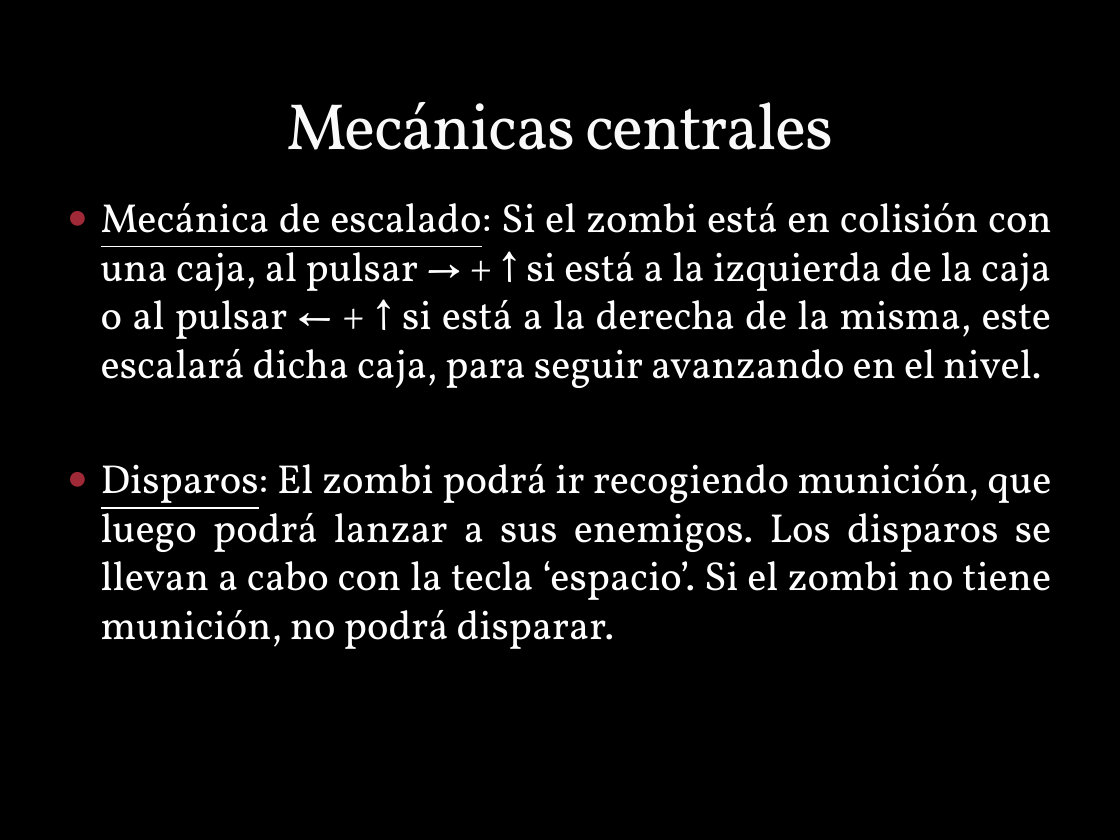
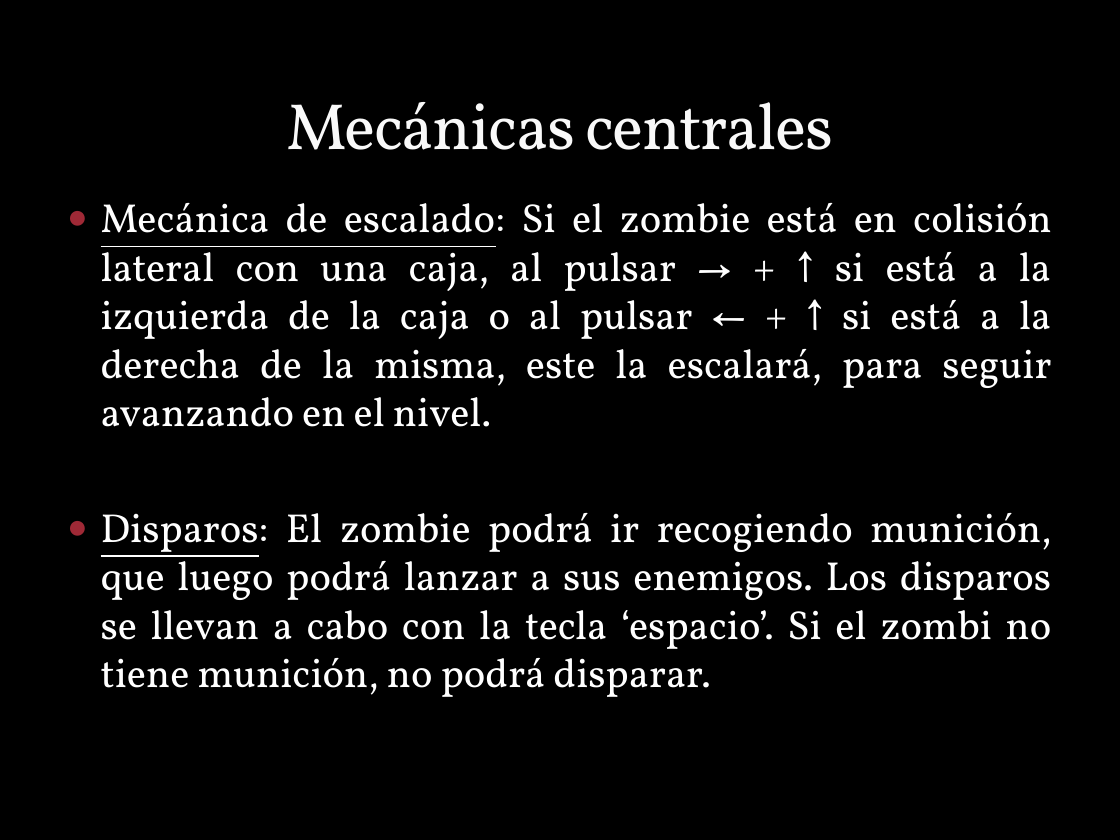
Before and after one commit to plandevida/ZombiesForPresident, a slide deck: slide 4 of zombiesppt.pptx. Drawn at 1120x840 pixels with LibreOffice and Linux fonts; fonts in the diff are those of the drawing; background and template pictures are left out. Boxes give left, top, right and bottom in pixels: in the first picture for what was removed or moved away, otherwise in the second. Text is boxed around its words. In the diff, an @@ line names an element or a change of style, - is before the commit and + after.

```diff
--- a/zombiesppt.pptx
+++ b/zombiesppt.pptx
@@ text at <box>101,203,1052,697</box>: text changed @@
-● Mecánica de escalado: Si el zombi está en colisión con una caja, al pulsar → + ↑ si está a la izquierda de la caja o al pulsar ← + ↑ si está a la derecha de la misma, este escalará dicha caja, para seguir avanzando en el nivel.
-● Disparos: El zombi podrá ir recogiendo munición, que luego podrá lanzar a sus enemigos. Los disparos se llevan a cabo con la tecla ‘espacio’. Si el zombi no tiene munición, no podrá disparar.
+● Mecánica de escalado: Si el zombie está en colisión lateral con una caja, al pulsar → + ↑ si está a la izquierda de la caja o al pulsar ← + ↑ si está a la derecha de la misma, este la escalará, para seguir avanzando en el nivel.
+● Disparos: El zombie podrá ir recogiendo munición, que luego podrá lanzar a sus enemigos. Los disparos se llevan a cabo con la tecla ‘espacio’. Si el zombi no tiene munición, no podrá disparar.
```
Also in this commit, not shown: 3 other slides changed.
